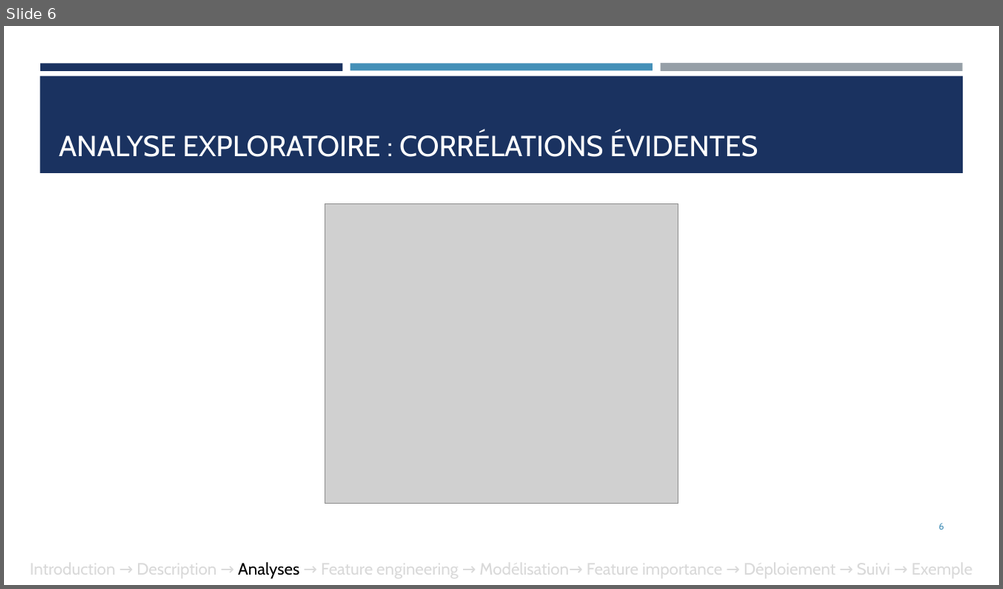
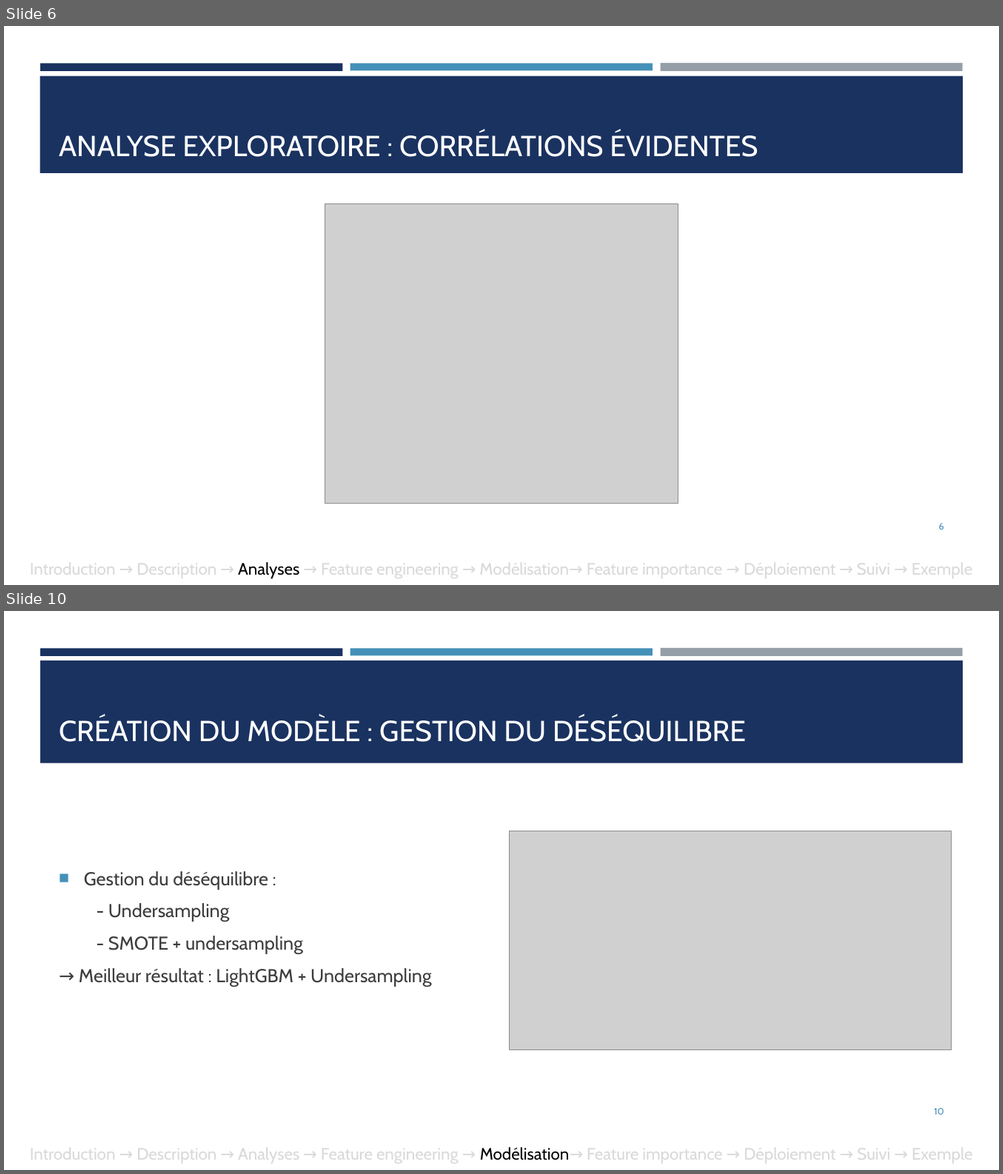
Before and after one commit to ludovicchmz/OpenClassrooms-DataScientist-Projet7, a slide deck: Chaumaz_Ludovic_6_presentation_102025.pptx. Shown one above the other, each under a label of ours: slide 6 before the commit, slides 6 and 10 after it; the slides between them are not shown. The pictures are 1003x589 and 1003x1174 pixels, drawn with LibreOffice and Linux fonts; fonts in the diff are those of the drawing; grey boxes stand for pictures. Boxes give left, top, right and bottom in pixels: in the first picture for what was removed or moved away, otherwise in the second. Text is boxed around its words. In the diff, an @@ line names an element or a change of style, - is before the commit and + after.

```diff
--- a/Chaumaz_Ludovic_6_presentation_102025.pptx
+++ b/Chaumaz_Ludovic_6_presentation_102025.pptx
@@ slide 10 added at (4,611,999,1170), background #FFFFFF; not listed: 3 template elements that a slide beside it also shows @@
@@ rectangle added at (40,661,963,763), fill #1A3260 @@
@@ title added at (59,717,745,742), 28 pt, text #FFFFFF @@
+CRÉATION DU MODÈLE : GESTION DU DÉSÉQUILIBRE
@@ picture added at (509,831,951,1051) @@
@@ text added at (79,871,431,987), 18 pt, text #3D3D3D @@
+■ Gestion du déséquilibre :
+- Undersampling
+- SMOTE + undersampling
+→ Meilleur résultat : LightGBM + Undersampling
@@ page number added at (933,1108,943,1115), 9 pt, text #4590B8 @@
+10
@@ text added at (30,1145,973,1165), 16 pt, text #D9D9D9 @@
+Introduction → Description → Analyses → Feature engineering → Modélisation→ Feature importance → Déploiement → Suivi → Exemple
```
Also in this commit, not shown: 2 slides changed, 10 other slides added, 4 other files.
